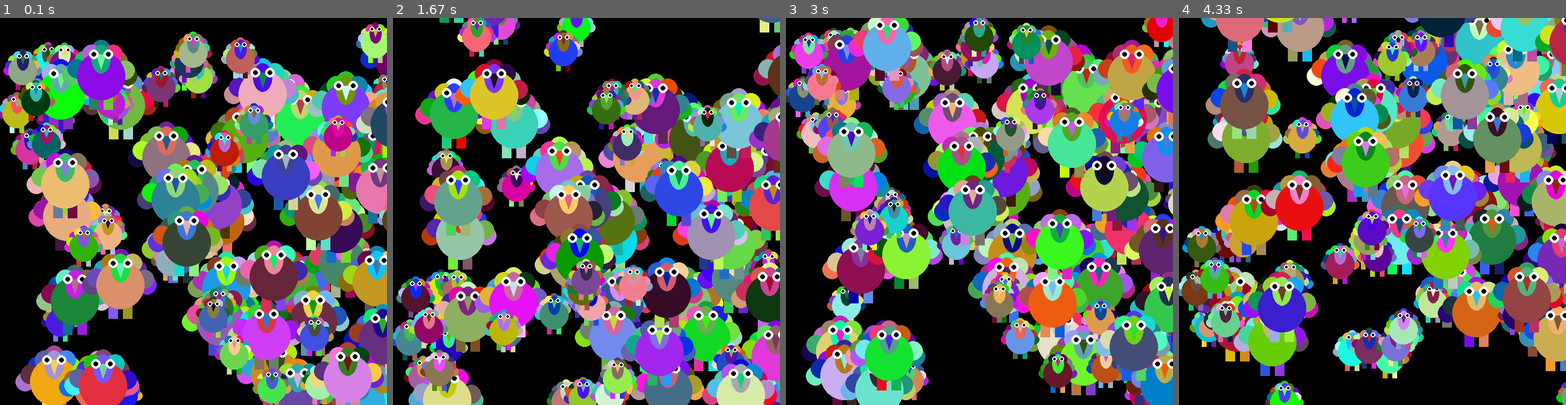
Above: before the commit, frames 1-4 (left to right).
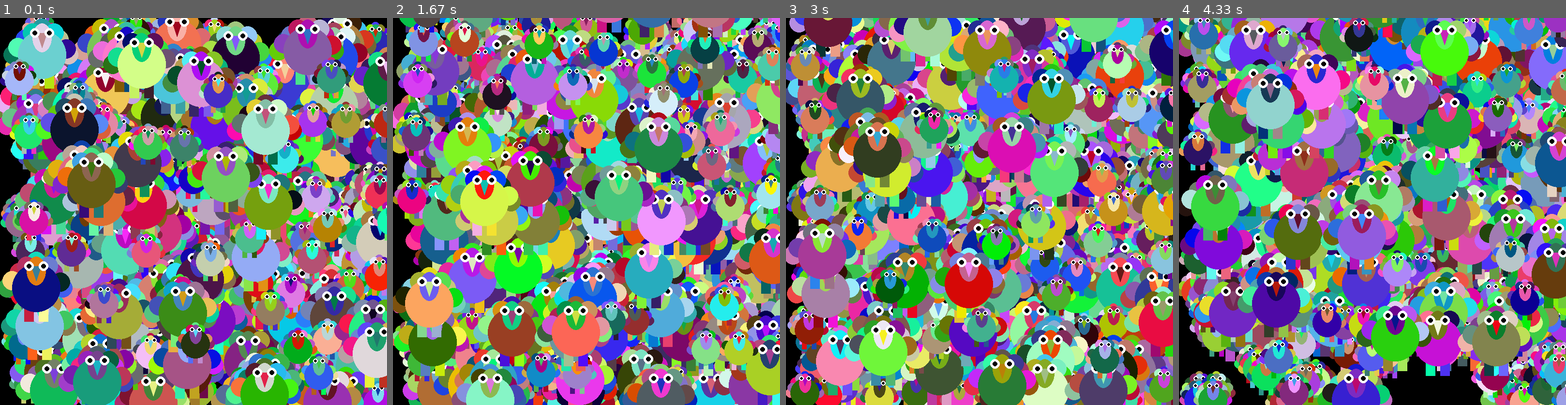
Above: after the commit, the same moments.

Repository: Cryingabriel/python-code
Game: pygame game, started from 11-14-15 turkey stack class.py
Two runs of this game, one before a commit and one after it. Both use one fixed random seed, a clock stepped at 60 frames per second and the inputs below.
Inputs:
- Up to frame 1 (0.1 s): no input
- Up to frame 2 (1.67 s): no input
- Up to frame 3 (3 s): tap Enter every 0.33 s from 1.83 to 2.83 s
- Up to frame 4 (4.33 s): tap Enter every 0.33 s from 3.17 to 4.17 s

The runs differ from the first frame. In frame 1, 96% of the frame differs, in the area x 0-100%, y 0-100%; in frame 2, 97%; in frame 3, 97%; in frame 4, 94%.

Commit message:
Update 11-14-15 turkey stack class.py

Diff:
--- a/11-14-15 turkey stack class.py
+++ b/11-14-15 turkey stack class.py
@@ -66,8 +66,6 @@
             pygame.draw.circle(screen, (255, 255, 255), (self.pos.x+80, self.pos.y-45), 10)
             pygame.draw.circle(screen, (0, 0, 0), (self.pos.x+80, self.pos.y-45), 5)
 
-
-
     def move(self):
         if self.num == 0:
             self.pos.y += self.vy
@@ -76,9 +74,8 @@
         if self.pos.y >= 800:
             self.pos.y = -100
 
-
 l = []
-for i in range(100):
+for i in range(500):
     l.append(Turkey(rr(0,800), rr(0,800)))
 
 
@@ -90,9 +87,6 @@
         if event.type == pygame.QUIT:
             gover = True
 
-
-
-
     screen.fill((0,0,0))
     for i in range(len(l)):
         l[i].move()
